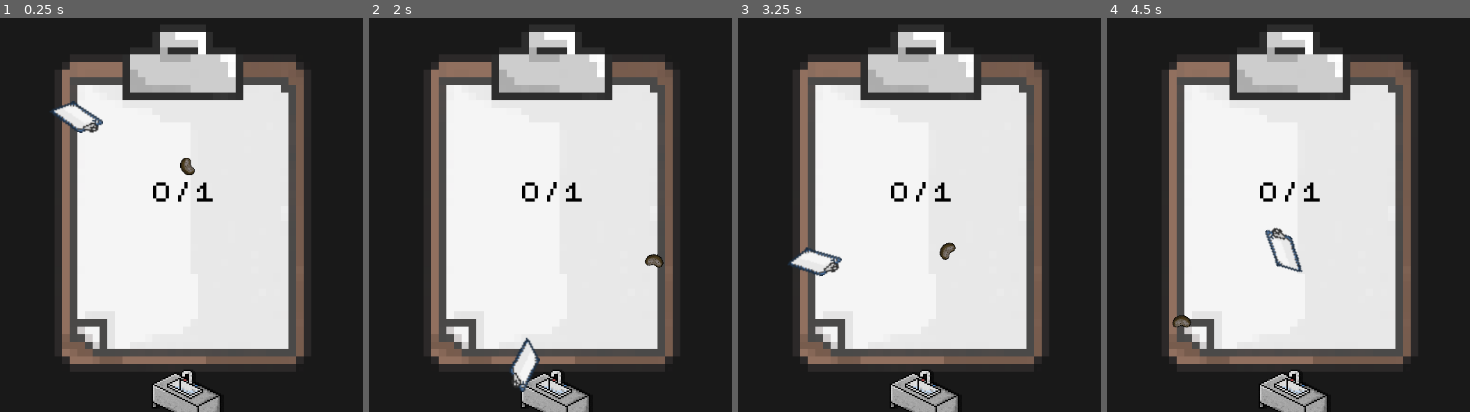
Above: before the commit, frames 1-4 (left to right).
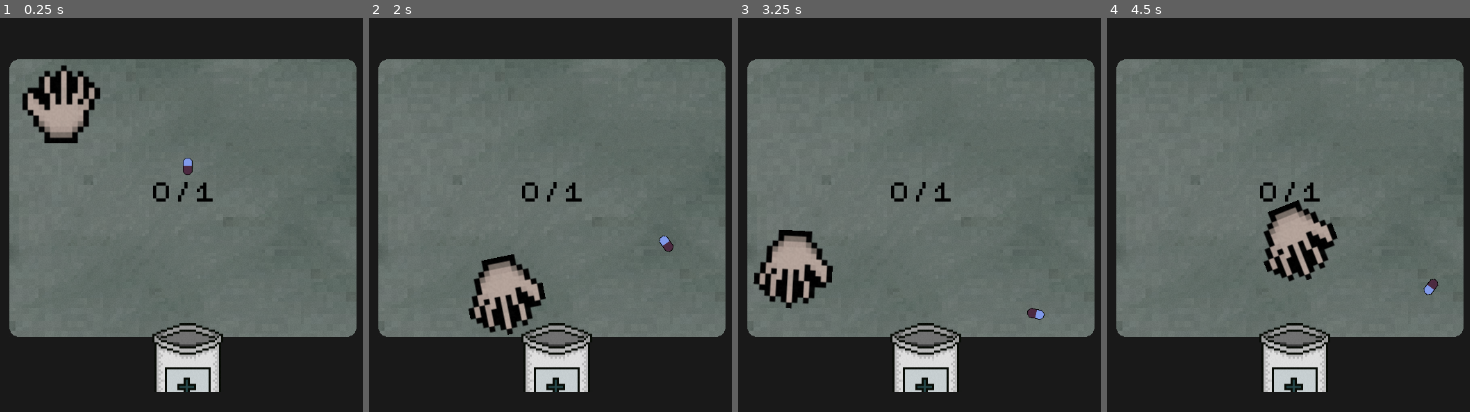
Above: after the commit, the same moments.

Repository: afourneaux/codename-matt-2026
Game: Godot game, scene res://scenes/mini_games/mini_game_4.tscn
Two runs of this game, one before a commit and one after it. Both use one fixed random seed, a clock stepped at 60 frames per second and the inputs below. This scene is started directly instead of the project's main scene.
Inputs (mouse positions are in pixels of both pictures, inside the frame that each line leads up to):
- Up to frame 1 (0.25 s): no input
- Up to frame 2 (2 s): move the mouse to (728, 163) at 0.52 s; tap A (a) at 0.6 s; click (728, 163) at 0.67 s; tap D (d) at 0.8 s; drag from (394, 211) to (557, 380) at 1.27 s
- Up to frame 3 (3.25 s): move the mouse to (1002, 88) at 2.02 s; tap S (s) at 2.1 s; click (1002, 88) at 2.17 s; tap W (w) at 2.3 s; drag from (883, 278) to (outside the picture) at 2.77 s
- Up to frame 4 (4.5 s): move the mouse to (outside the picture) at 3.52 s; tap A (a) at 3.6 s; click (outside the picture) at 3.67 s; tap D (d) at 3.8 s; drag from (outside the picture) to (1295, 380) at 4.27 s

The runs differ from the first frame. In frame 1, 74% of the frame differs, in the area x 2-99%, y 3-100%; in frame 2, 75%; in frame 3, 74%; in frame 4, 75%.

Commit message:
Pill minigame graphics

Diff:
--- a/scenes/mini_games/mini_game_4.tscn
+++ b/scenes/mini_games/mini_game_4.tscn
@@ -1,9 +1,9 @@
 [gd_scene format=3 uid="uid://dllet7bp13rq3"]
 
-[ext_resource type="Texture2D" uid="uid://cqnolt8ws7ofj" path="res://assets/sprites/To_Do_List.png" id="1_87vlw"]
-[ext_resource type="Texture2D" uid="uid://dsn22m8sptwub" path="res://assets/sprites/sink.png" id="2_h5f8j"]
+[ext_resource type="Texture2D" uid="uid://bwcnabfees1q3" path="res://assets/sprites/Tablecloseup.png" id="1_50mkq"]
+[ext_resource type="Texture2D" uid="uid://r4d5pancd2go" path="res://assets/sprites/Pillbottle.png" id="2_50mkq"]
 [ext_resource type="FontFile" uid="uid://ckb7sg76llgo1" path="res://assets/fonts/pixely.ttf" id="3_50mkq"]
-[ext_resource type="Texture2D" uid="uid://d2ry6o8dvackv" path="res://assets/sprites/Patient chart.png" id="3_tuuq7"]
+[ext_resource type="Texture2D" uid="uid://bettm6ildroa4" path="res://assets/sprites/Hand.png" id="4_50mkq"]
 
 [sub_resource type="GDScript" id="GDScript_0b7st"]
 resource_name = "MiniGame4"
@@ -51,6 +51,7 @@
 [sub_resource type="WorldBoundaryShape2D" id="WorldBoundaryShape2D_h5f8j"]
 
 [sub_resource type="RectangleShape2D" id="RectangleShape2D_h5f8j"]
+size = Vector2(100, 50)
 
 [sub_resource type="GDScript" id="GDScript_tuuq7"]
 resource_name = "Mouse"
@@ -89,10 +90,10 @@
 
 [node name="Sprite2D" type="Sprite2D" parent="." unique_id=2003118152]
 position = Vector2(573, 340)
-texture = ExtResource("1_87vlw")
+texture = ExtResource("1_50mkq")
 
 [node name="Edge" type="StaticBody2D" parent="." unique_id=373970743]
-position = Vector2(400, 100)
+position = Vector2(350, 100)
 rotation = 1.5707964
 collision_layer = 16
 collision_mask = 16
@@ -101,7 +102,7 @@
 shape = SubResource("WorldBoundaryShape2D_h5f8j")
 
 [node name="Edge2" type="StaticBody2D" parent="." unique_id=908894521]
-position = Vector2(750, 100)
+position = Vector2(800, 100)
 rotation = 4.712389
 collision_layer = 16
 collision_mask = 16
@@ -110,7 +111,7 @@
 shape = SubResource("WorldBoundaryShape2D_h5f8j")
 
 [node name="Edge3" type="StaticBody2D" parent="." unique_id=1429220549]
-position = Vector2(400, 200)
+position = Vector2(400, 150)
 rotation = 3.1415927
 collision_layer = 16
 collision_mask = 16
@@ -119,7 +120,7 @@
 shape = SubResource("WorldBoundaryShape2D_h5f8j")
 
 [node name="Edge4" type="StaticBody2D" parent="." unique_id=1045271309]
-position = Vector2(400, 600)
+position = Vector2(400, 520)
 collision_layer = 16
 collision_mask = 16
 
@@ -127,8 +128,8 @@
 shape = SubResource("WorldBoundaryShape2D_h5f8j")
 
 [node name="Sprite2D2" type="Sprite2D" parent="." unique_id=1587359049]
-position = Vector2(580, 630)
-texture = ExtResource("2_h5f8j")
+position = Vector2(580, 570)
+texture = ExtResource("2_50mkq")
 
 [node name="Status" type="RichTextLabel" parent="." unique_id=1193350716]
 anchors_preset = 8
@@ -152,7 +153,7 @@
 vertical_alignment = 1
 
 [node name="CapturePoint" type="Area2D" parent="." unique_id=2068536078]
-position = Vector2(580, 600)
+position = Vector2(580, 510)
 collision_layer = 32
 collision_mask = 32
 
@@ -168,10 +169,10 @@
 
 [node name="Sprite2D" type="Sprite2D" parent="Mouse" unique_id=2098058980]
 scale = Vector2(2, 2)
-texture = ExtResource("3_tuuq7")
+texture = ExtResource("4_50mkq")
 
 [node name="CollisionShape2D" type="CollisionShape2D" parent="Mouse" unique_id=307941039]
-scale = Vector2(2, 2)
+scale = Vector2(4, 4)
 shape = SubResource("CircleShape2D_h5f8j")
 
 [connection signal="body_entered" from="CapturePoint" to="." method="_on_capture_point_body_entered"]
--- a/scenes/mini_games/pill.tscn
+++ b/scenes/mini_games/pill.tscn
@@ -1,6 +1,6 @@
 [gd_scene format=3 uid="uid://fmahn8k4jufp"]
 
-[ext_resource type="Texture2D" uid="uid://dlcwhw2sgn5ae" path="res://assets/sprites/potato.png" id="1_5yopb"]
+[ext_resource type="Texture2D" uid="uid://3fju1cc5kxyg" path="res://assets/sprites/Redpill.png" id="1_5yopb"]
 
 [sub_resource type="PhysicsMaterial" id="PhysicsMaterial_5yopb"]
 bounce = 0.6
